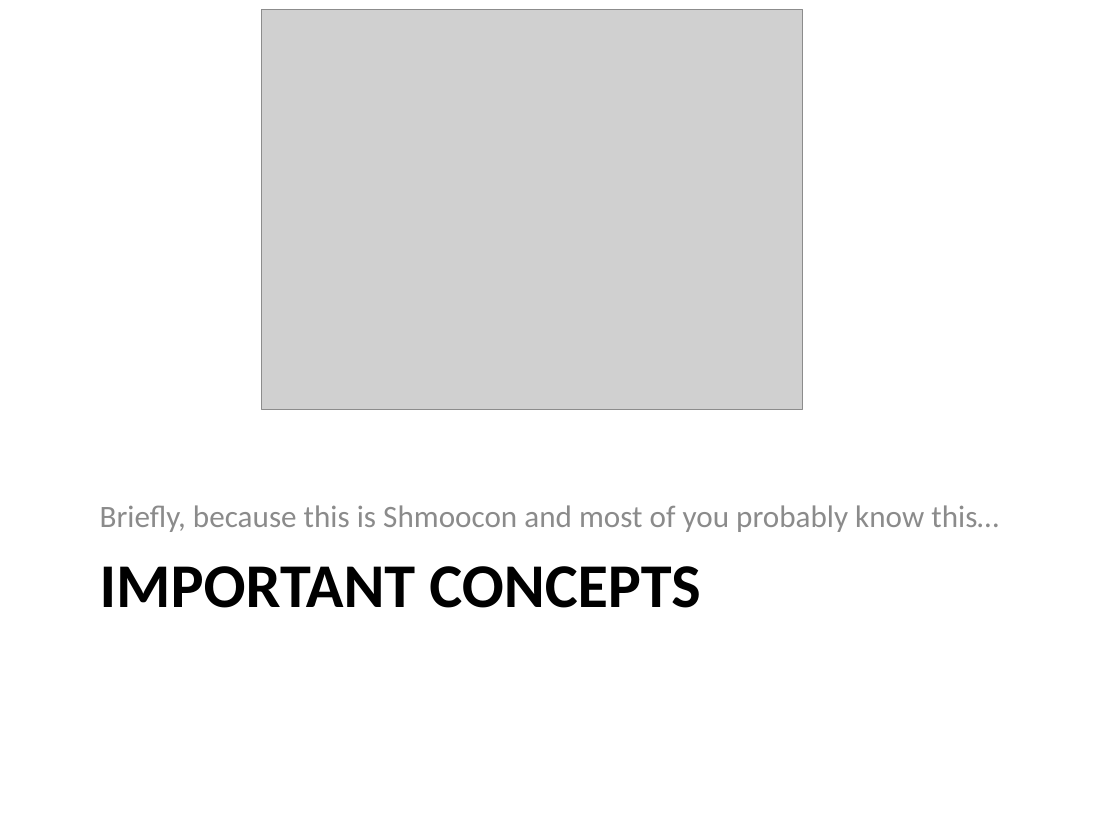
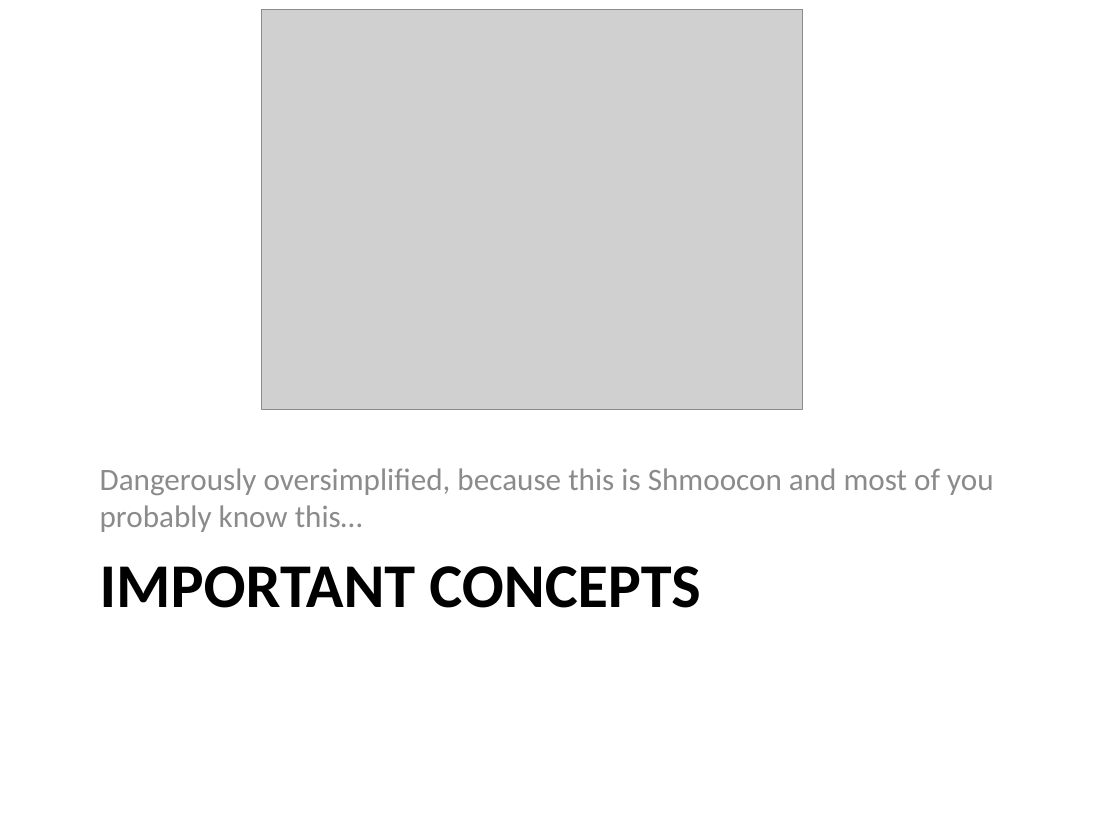
Before and after one commit to iagox86/2013-02-Shmoocon-talk, a slide deck: slide 18 of Shmoocon.pptx. Drawn at 1120x840 pixels with LibreOffice and Linux fonts; fonts in the diff are those of the drawing; grey boxes stand for pictures. Boxes give left, top, right and bottom in pixels: in the first picture for what was removed or moved away, otherwise in the second. Text is boxed around its words. In the diff, an @@ line names an element or a change of style, - is before the commit and + after.

```diff
--- a/Shmoocon.pptx
+++ b/Shmoocon.pptx
@@ text at box(100, 468, 994, 532): text changed @@
-Briefly, because this is Shmoocon and most of you probably know this…
+Dangerously oversimplified, because this is Shmoocon and most of you probably know this…
```
Also in this commit, not shown: 3 other slides changed, 4 slides added, 1 slide removed, 1 other file.
